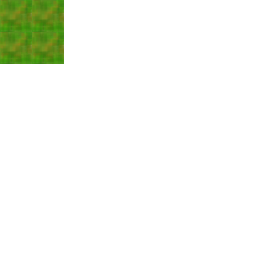
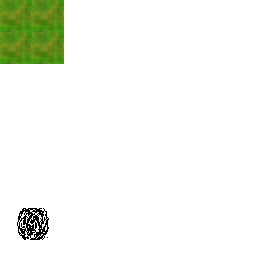
Comparing the layer stacks of the two 256 x 256 images. Changes:
added layer "Pasted Layer #1" above "Layer #3" over [17, 208, 49, 240]
added layer "Layer #3" above "Layer #2" over [17, 208, 49, 240]
